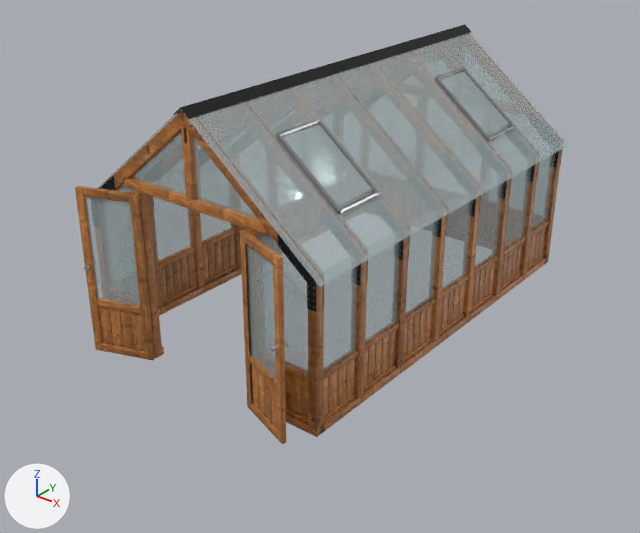
Two versions of the glTF model nordwood-classic.glb, one commit apart.
Before and after are seen from a camera (50 mm lens) standing at (5.71, -7.63, 5.0) and looking at (0.0, -0.49, 0.58). The lights are fixed; the arrows at lower left show +X, +Y and +Z. The older version comes first. Where no turn or scale is listed for an object, it has been applied to the vertices. Vertices at exactly the same position are counted once.

Names of what the first picture shows: 'nordwood-classic'.
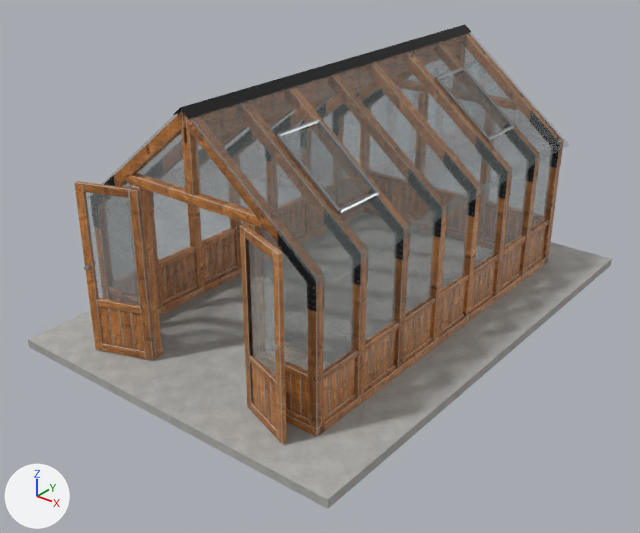
Where the newer file only moved an object's origin or applied its transform, the numbers keep the older frame.

What differs and where, as boxes [x1, y1, x2, y2] in the pictures (640 x 533 px; the box of a moved part takes in the faces that stretch with it):
'nordwood-classic', reshaped
    before: [75, 24, 569, 444]
    after: [28, 25, 612, 509]
part 1 of me_nordwood_classic, added
    after: [28, 212, 612, 509]
part 2 of me_nordwood_classic, moved or reshaped (not visible before)
    after: [398, 80, 518, 110]
part 3 of me_nordwood_classic, moved or reshaped
    before: [123, 177, 269, 235]
    after: [127, 173, 264, 228]
part 4 of me_nordwood_classic, moved or reshaped
    before: [75, 67, 562, 444]
    after: [74, 42, 563, 444]
part 5 of me_nordwood_classic, recoloured
    before: [75, 111, 559, 444]
    after: [74, 34, 563, 444]
part 6 of me_nordwood_classic, edited (looks the same)
    both: [104, 25, 511, 276]
part 7 of me_nordwood_classic, recoloured
    before: [111, 68, 514, 342]
    after: [93, 68, 551, 342]
part 8 of me_nordwood_classic, recoloured
    before: [85, 33, 569, 379]

What changed in the scene script:
```text
Add img_palettebasecolor:
    img_palettebasecolor = load_image('PaletteBaseColor', '_unpacked/PaletteBaseColor', 32, 4, 'sRGB')
Add img_concrete:
    img_concrete = load_image('concrete', '_unpacked/concrete', 1024, 1024, 'sRGB')
Add mat_palettematerial002:
    mat_palettematerial002 = principled_material('PaletteMaterial002')
    mat_palettematerial002.texture = img_palettebasecolor
    mat_palettematerial002.metallic = 0.8
    mat_palettematerial002.roughness = 0.35
Add mat_palettematerial001:
    mat_palettematerial001 = principled_material('PaletteMaterial001')
    mat_palettematerial001.texture = img_palettebasecolor
    mat_palettematerial001.metallic = 0.5
    mat_palettematerial001.roughness = 0.45
Add mat_palettematerial003:
    mat_palettematerial003 = principled_material('PaletteMaterial003')
    mat_palettematerial003.texture = img_palettebasecolor  # with its transparency
    mat_palettematerial003.metallic = 1.0
    mat_palettematerial003.roughness = 0.0
Add mat_palettematerial004:
    mat_palettematerial004 = principled_material('PaletteMaterial004')
    mat_palettematerial004.texture = img_palettebasecolor
    mat_palettematerial004.metallic = 1.0
    mat_palettematerial004.roughness = 0.2
Add mat_concrete:
    mat_concrete = principled_material('concrete')
    mat_concrete.texture = img_concrete
    mat_concrete.roughness = 0.88
Change me_nordwood_classic:
    used by ob_nordwood_classic; location = (0.0, -0.15, 1.43)
    remove me_nordwood_classic.from_pydata(...)  # 33750 vertices, 64350 faces; spans x -1.57..1.57, y -2.6..2.6, z -1.43..1.43
    add me_nordwood_classic.from_pydata(...)  # 33758 vertices, 64362 faces; spans x -2.11..2.11, y -2.87..3.17, z -1.53..1.43
    me_nordwood_classic part 1: a new loose piece, a box spanning x -2.11..2.11, y -2.87..3.17, z -1.53..-1.43, in mat_concrete (picture img_concrete)
    me_nordwood_classic part 2: the loose piece of 56 vertices spanning x -0.94..0.94, y 2.46..2.56, z 0.46..0.56 is scaled about its middle by (0.935, 1, 1), then moved by (0.0, 0.0, 0.05)
    me_nordwood_classic part 3: the loose piece of 56 vertices spanning x -0.94..0.94, y -2.26..-2.16, z 0.46..0.56 is scaled about its middle by (0.935, 0.999, 1), then moved by (0.0, 0.0, 0.05)
    me_nordwood_classic part 4: 3153 vertices moved from x -1.5..1.5, y -2.59..2.57, z -1.43..0.56 to x -1.5..1.5, y -2.59..2.57, z -1.43..0.61; 794 vertices removed from x -1.5..1.5, y -2.59..2.57, z -1.43..1.39; 794 vertices added at x -1.5..1.5, y -2.59..2.57, z -1.43..1.39
    me_nordwood_classic part 5: 13276 faces spanning x -1.5..1.5, y -2.55..2.56, z -1.43..1.41 switch from mat_wood3 to mat_concrete (picture img_concrete)
    me_nordwood_classic part 6: 483 faces spanning x -1.5..1.5, y -2.29..2.6, z -0.11..1.43 switch from mat_black (black #212121) to mat_palettematerial001 (picture img_palettebasecolor)
    me_nordwood_classic part 7: 14936 faces spanning x -1.48..1.48, y -2.28..2.57, z -1.24..1.09 switch from mat_alu (grey #a0a2a4) to mat_palettematerial002 (picture img_palettebasecolor)
    me_nordwood_classic part 8: 492 faces spanning x -1.57..1.57, y -2.5..2.6, z -0.81..1.42 switch from mat_glass (white #daecef) to mat_palettematerial003 (picture img_palettebasecolor)
    other edits to the shape of me_nordwood_classic do not show in these pictures
    remove me_nordwood_classic.materials.append(mat_chrome)  # light grey #e1e1e2
    add me_nordwood_classic.materials.append(mat_palettematerial004)  # picture img_palettebasecolor
```
